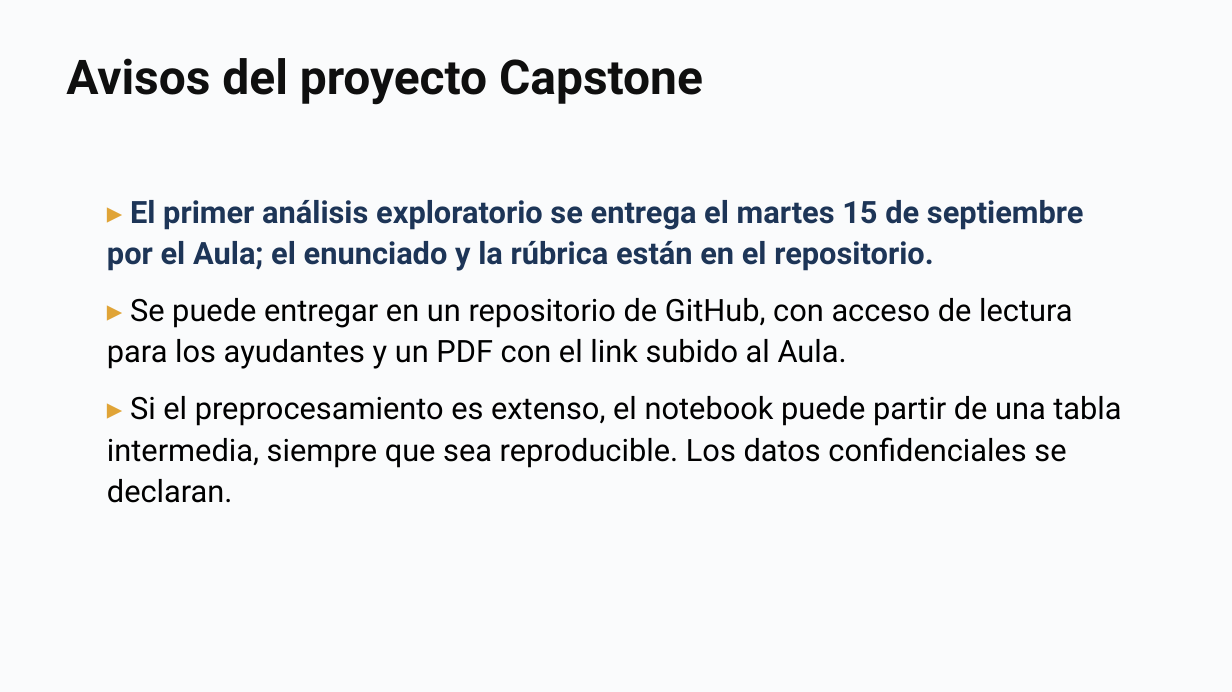
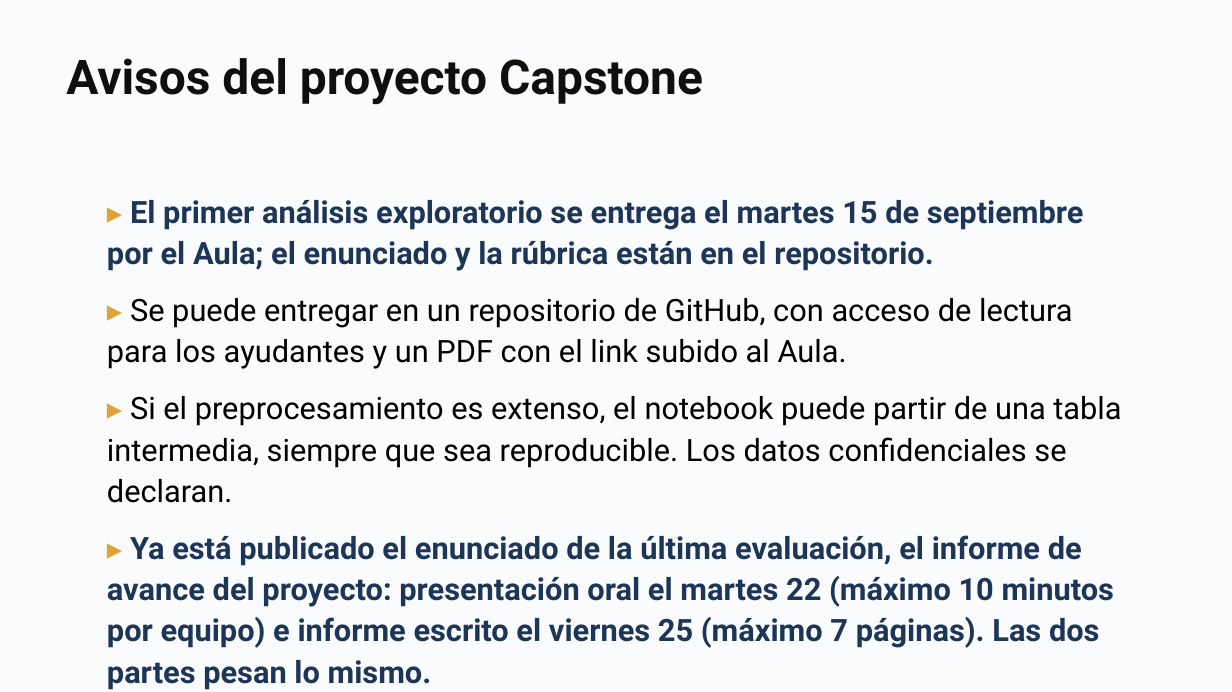
Before and after one commit to daniopitz/diplomado-cdd, a slide deck: slide 2 of presentaciones/clase06_regresion_logistica.pptx. Drawn at 1232x692 pixels with LibreOffice and Linux fonts; fonts in the diff are those of the drawing. Boxes give left, top, right and bottom in pixels: in the first picture for what was removed or moved away, otherwise in the second. Text is boxed around its words. In the diff, an @@ line names an element or a change of style, - is before the commit and + after.

```diff
--- a/presentaciones/clase06_regresion_logistica.pptx
+++ b/presentaciones/clase06_regresion_logistica.pptx
@@ text at (107,535,1114,648): paragraph added @@
+▸ Ya está publicado el enunciado de la última evaluación, el informe de avance del proyecto: presentación oral el martes 22 (máximo 10 minutos por equipo) e informe escrito el viernes 25 (máximo 7 páginas). Las dos partes pesan lo mismo.
```
Also in this commit, not shown: 4 other files.
